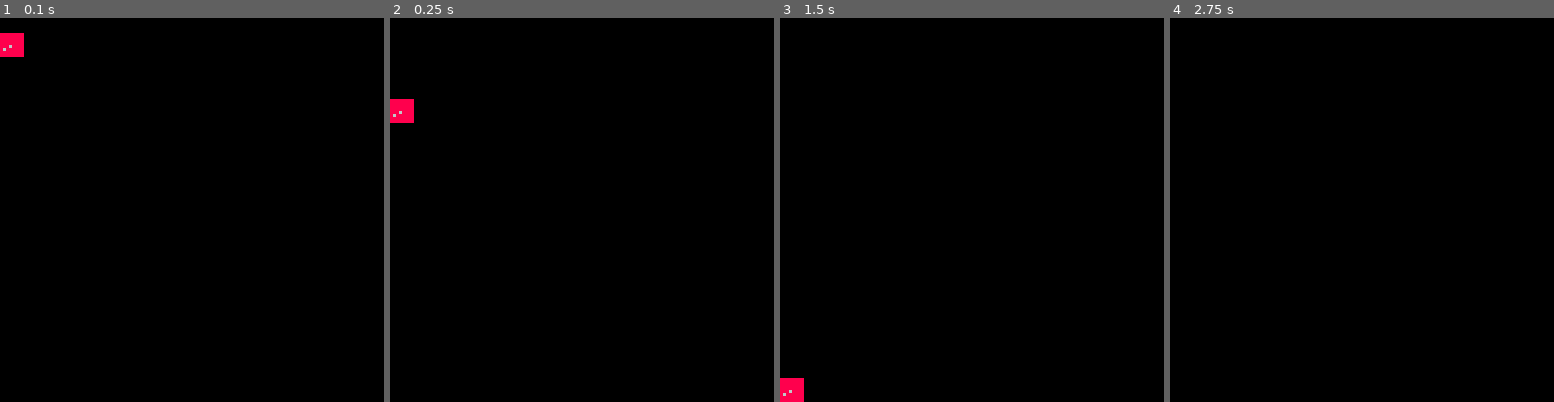
Above: before the commit, frames 1-4 (left to right).
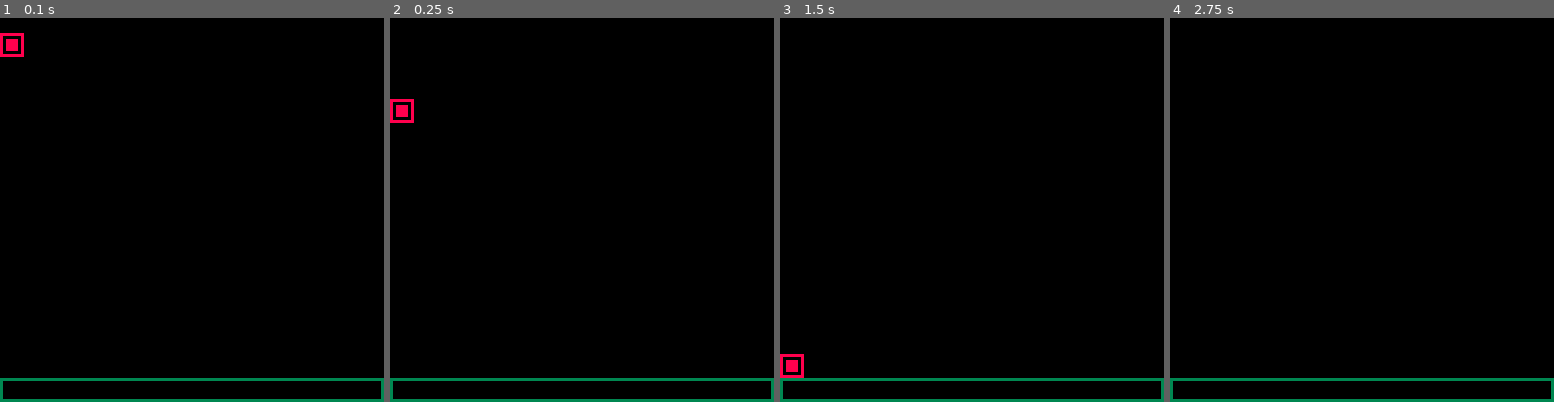
Above: after the commit, the same moments.

Repository: outkine/pico-kit
Game: PICO-8 cartridge starter.p8
Two runs of this game, one before a commit and one after it. Both use one fixed random seed, a clock stepped at 60 frames per second and the inputs below.
Inputs:
- Up to frame 1 (0.1 s): no input
- Up to frame 2 (0.25 s): no input
- Up to frame 3 (1.5 s): no input
- Up to frame 4 (2.75 s): hold Right 1.6-2.1 s; hold Up 2.15-2.42 s; hold Right from 2.47 s (still down)

The runs differ from the first frame. In frame 1, 1.8% of the frame differs, in the area x 0-100%, y 4-100%; in frame 2, 1.8%; in frame 3, 2.2%, in the area x 0-100%, y 87-100%; in frame 4, 1.6%.

Commit message:
Imrpove example

Diff:
--- a/starter.p8
+++ b/starter.p8
@@ -5,16 +5,28 @@
 	print = debug.print
 
 	world = physics.world{}
-	player = oop.class({
-		sprite="req",
-	}, {physics.body}, function(self)
+	body = oop.class({}, {physics.body}, function(self)
   world:addbody(self)
  end)
-	function player:draw()
+ mob = oop.class({
+ 	sprite = 'req',
+ }, {body})
+	function mob:draw()
 		spr(self.sprite, self.pos[1], self.pos[2])
 	end
-
-	p = player{
+	rec = oop.class({
+		color = 'red'
+	}, {body})
+	function rec:draw()
+		rect(
+			self.pos[1], self.pos[2],
+			self.pos[1] + self.size[1],
+			self.pos[2] + self.size[2],
+			self.color
+		)
+	end
+
+	p = mob{
   pos={0, 0},
   size={8, 8},
 		mass=.1,
@@ -23,14 +35,14 @@
 		sprite=1,
 	}
 
- world:addbody(physics.body{
-  pos={0, 128},
-  size={128, 10},
- })
+	bound = rec{
+	 pos={0, 120},
+  size={127, 7},
+  color=3
+ }
 end
 -->8
 function _update60()
-	world:update()
  if btn(0) then
   p:shove{-5, 0}
  elseif btn(1) then
@@ -39,10 +51,13 @@
  if btnp(2) then
   p:shove{0, -30}
  end
+
+	world:update()
 end
 -->8
 function _draw()
  cls()
+ bound:draw()
  p:draw()
 end
 -->8
@@ -262,10 +277,10 @@
 end
 __gfx__
 00000000888888880000000000000000000000000000000000000000000000000000000000000000000000000000000000000000000000000000000000000000
+00000000800000080000000000000000000000000000000000000000000000000000000000000000000000000000000000000000000000000000000000000000
+00700700808888080000000000000000000000000000000000000000000000000000000000000000000000000000000000000000000000000000000000000000
+00077000808888080000000000000000000000000000000000000000000000000000000000000000000000000000000000000000000000000000000000000000
+00077000808888080000000000000000000000000000000000000000000000000000000000000000000000000000000000000000000000000000000000000000
+00700700808888080000000000000000000000000000000000000000000000000000000000000000000000000000000000000000000000000000000000000000
+00000000800000080000000000000000000000000000000000000000000000000000000000000000000000000000000000000000000000000000000000000000
 00000000888888880000000000000000000000000000000000000000000000000000000000000000000000000000000000000000000000000000000000000000
-00700700888888880000000000000000000000000000000000000000000000000000000000000000000000000000000000000000000000000000000000000000
-00077000888888880000000000000000000000000000000000000000000000000000000000000000000000000000000000000000000000000000000000000000
-00077000888688880000000000000000000000000000000000000000000000000000000000000000000000000000000000000000000000000000000000000000
-00700700868888880000000000000000000000000000000000000000000000000000000000000000000000000000000000000000000000000000000000000000
-00000000888888880000000000000000000000000000000000000000000000000000000000000000000000000000000000000000000000000000000000000000
-00000000888888880000000000000000000000000000000000000000000000000000000000000000000000000000000000000000000000000000000000000000
